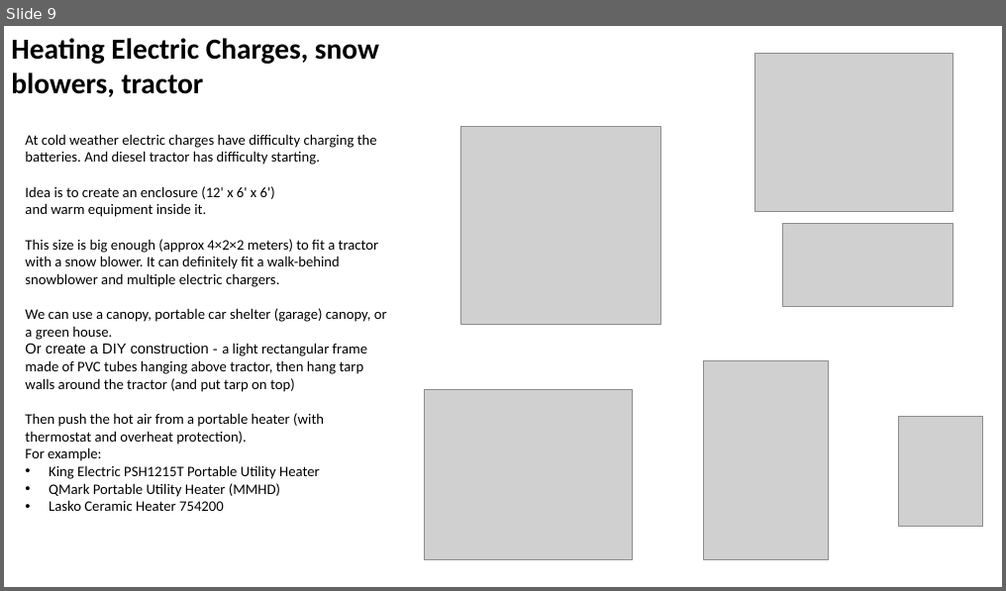
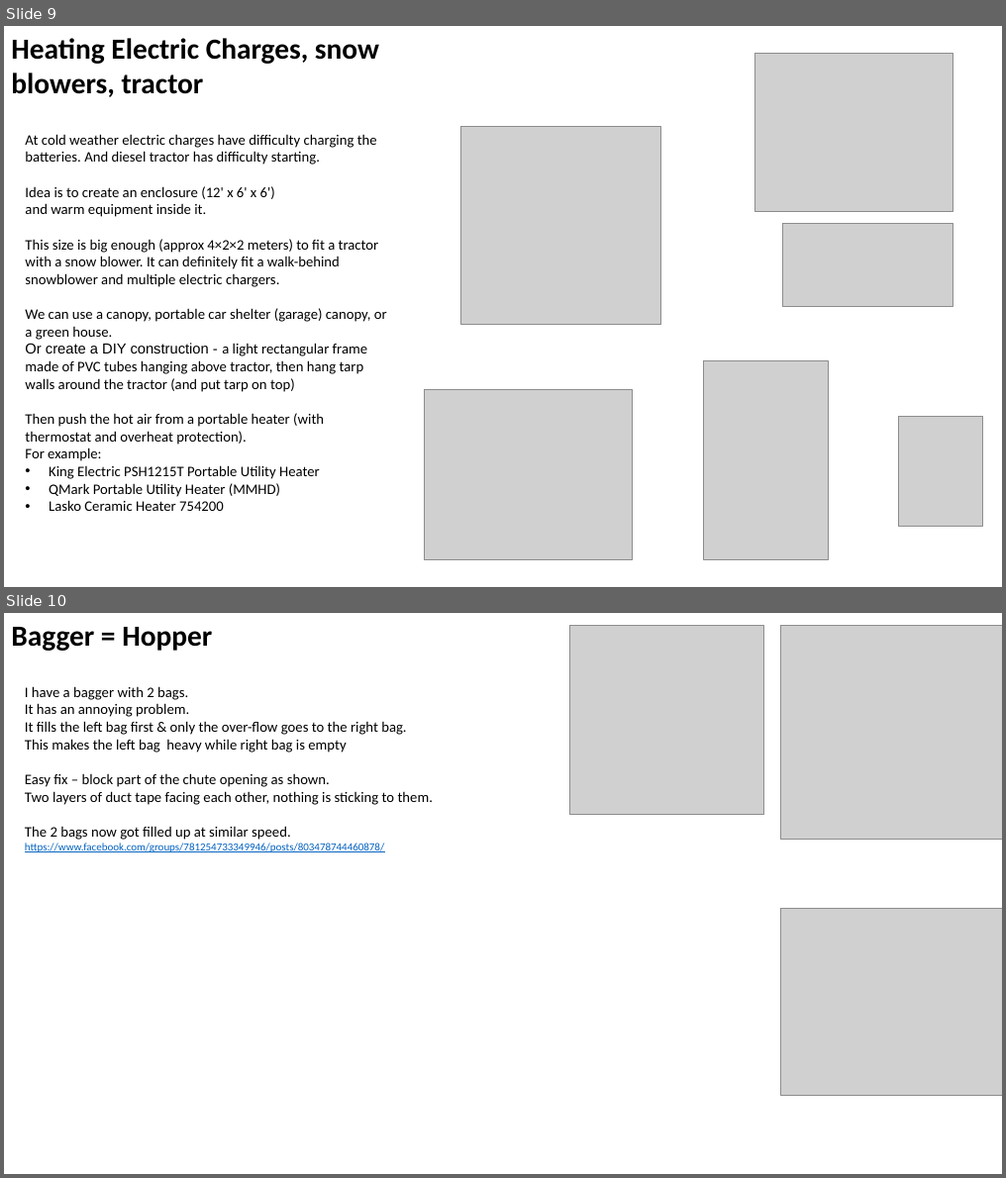
Before and after one commit to lselector/misc_farm, a slide deck: tractor_jd_1025r_X758.pptx. Shown one above the other, each under a label of ours: slide 9 before the commit, slides 9 and 10 after it. The pictures are 1006x591 and 1006x1178 pixels, drawn with LibreOffice and Linux fonts; fonts in the diff are those of the drawing; grey boxes stand for pictures. Boxes give left, top, right and bottom in pixels: in the first picture for what was removed or moved away, otherwise in the second. Text is boxed around its words. In the diff, an @@ line names an element or a change of style, - is before the commit and + after.

Commit message:
update

```diff
--- a/tractor_jd_1025r_X758.pptx
+++ b/tractor_jd_1025r_X758.pptx
@@ slide 10 added at [4, 613, 1002, 1174], background #FFFFFF @@
@@ text added at [11, 627, 212, 651], 28 pt, text #000000, bold @@
+Bagger = Hopper
@@ picture added at [570, 625, 764, 814] @@
@@ picture added at [781, 625, 1002, 839] @@
@@ text added at [25, 686, 433, 853], 14 pt, text #000000 @@
+I have a bagger with 2 bags.
+It has an annoying problem.
+It fills the left bag first & only the over-flow goes to the right bag.
+This makes the left bag heavy while right bag is empty
+Easy fix – block part of the chute opening as shown.
+Two layers of duct tape facing each other, nothing is sticking to them.
+The 2 bags now got filled up at similar speed.
+https://www.facebook.com/groups/781254733349946/posts/803478744460878/
@@ picture added at [781, 909, 1002, 1096] @@
```
